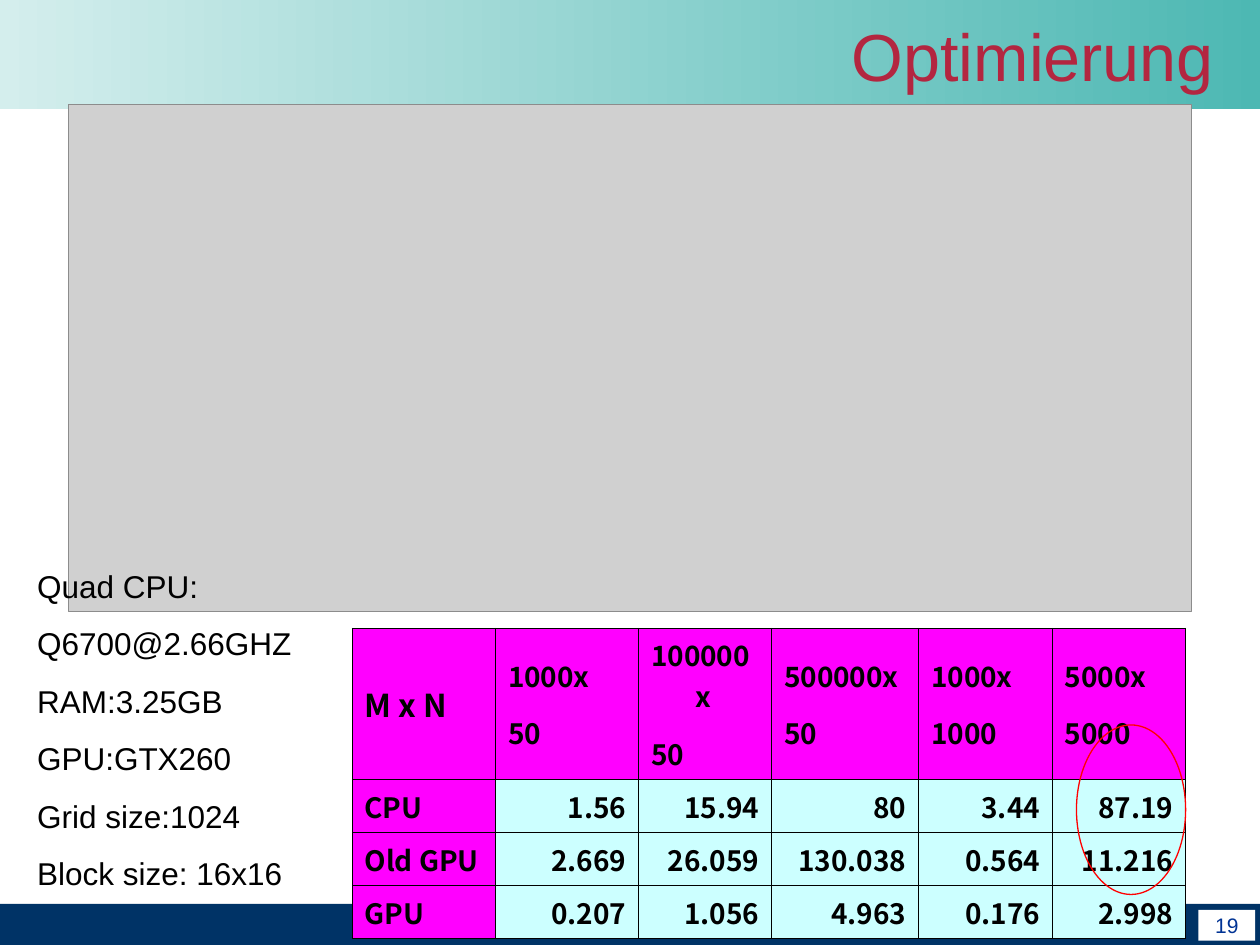
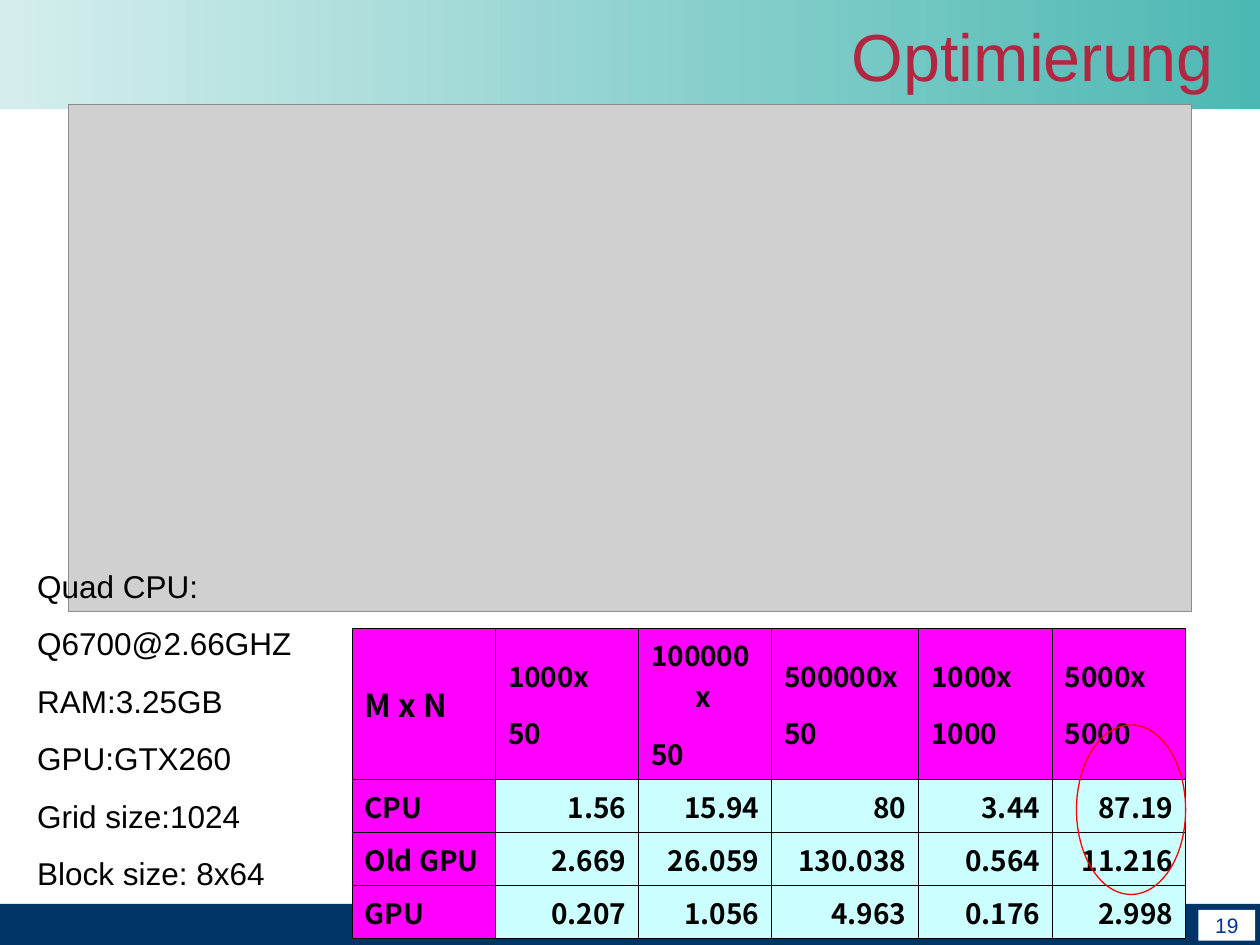
Before and after one commit to unconditional/projektarbeitcuda, a slide deck: slide 19 of Vortrag/Abschlussvortrag der Projektarbeit CUDA(xby).ppt. Drawn at 1260x945 pixels with LibreOffice and Linux fonts; fonts in the diff are those of the drawing; grey boxes stand for pictures; background and template pictures are left out. Boxes give left, top, right and bottom in pixels: in the first picture for what was removed or moved away, otherwise in the second. Text is boxed around its words. In the diff, an @@ line names an element or a change of style, - is before the commit and + after.

```diff
--- a/Vortrag/Abschlussvortrag der Projektarbeit CUDA(xby).ppt
+++ b/Vortrag/Abschlussvortrag der Projektarbeit CUDA(xby).ppt
@@ text at (x1=37, y1=862, x2=264, y2=886): text changed @@
-Block size: 16x16
+Block size: 8x64
```
Also in this commit, not shown: 2 other slides changed.
